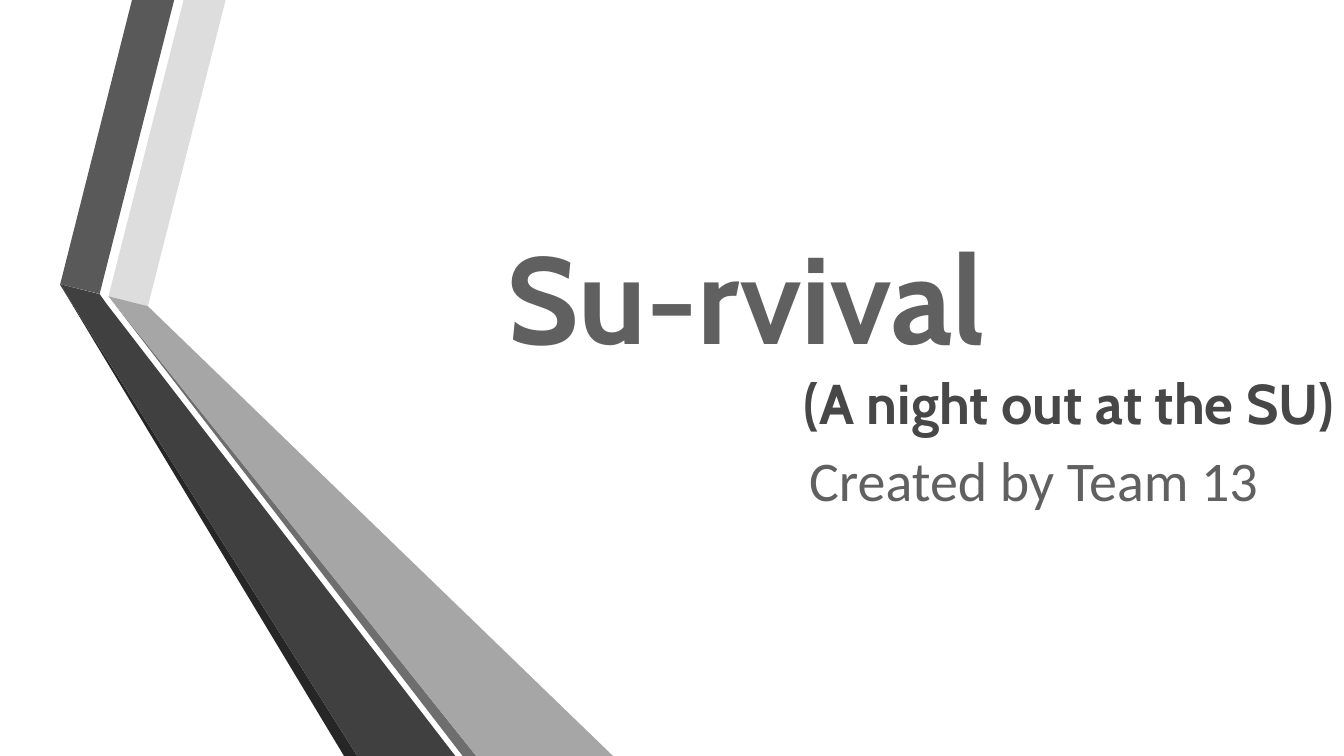
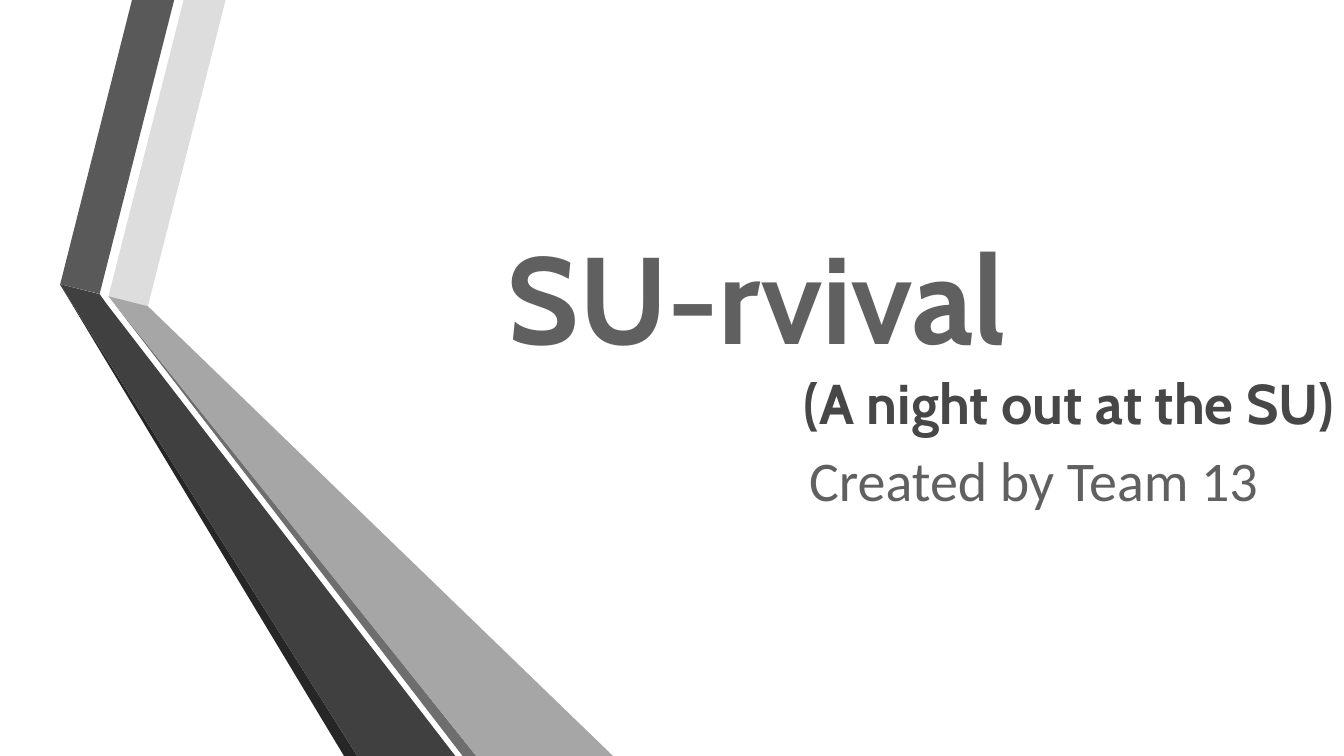
Before and after one commit to jackbo11/cm1101_team13_game, a slide deck: slide 1 of A night out at the SU.pptx. Drawn at 1344x756 pixels with LibreOffice and Linux fonts; fonts in the diff are those of the drawing; background and template pictures are left out. Boxes give left, top, right and bottom in pixels: in the first picture for what was removed or moved away, otherwise in the second. Text is boxed around its words. In the diff, an @@ line names an element or a change of style, - is before the commit and + after.

Commit message:
Capital U in SU in presentation

```diff
--- a/A night out at the SU.pptx
+++ b/A night out at the SU.pptx
@@ text at bbox=[508, 251, 1006, 346]: text changed @@
-Su-rvival
+SU-rvival
```
